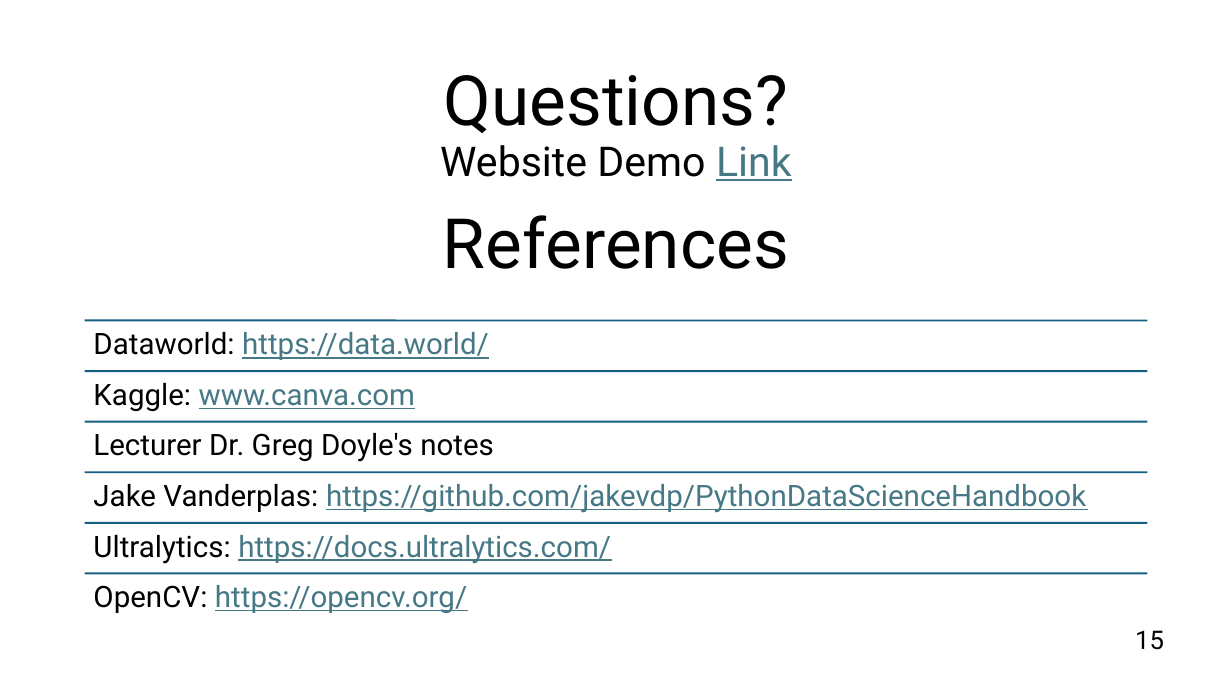
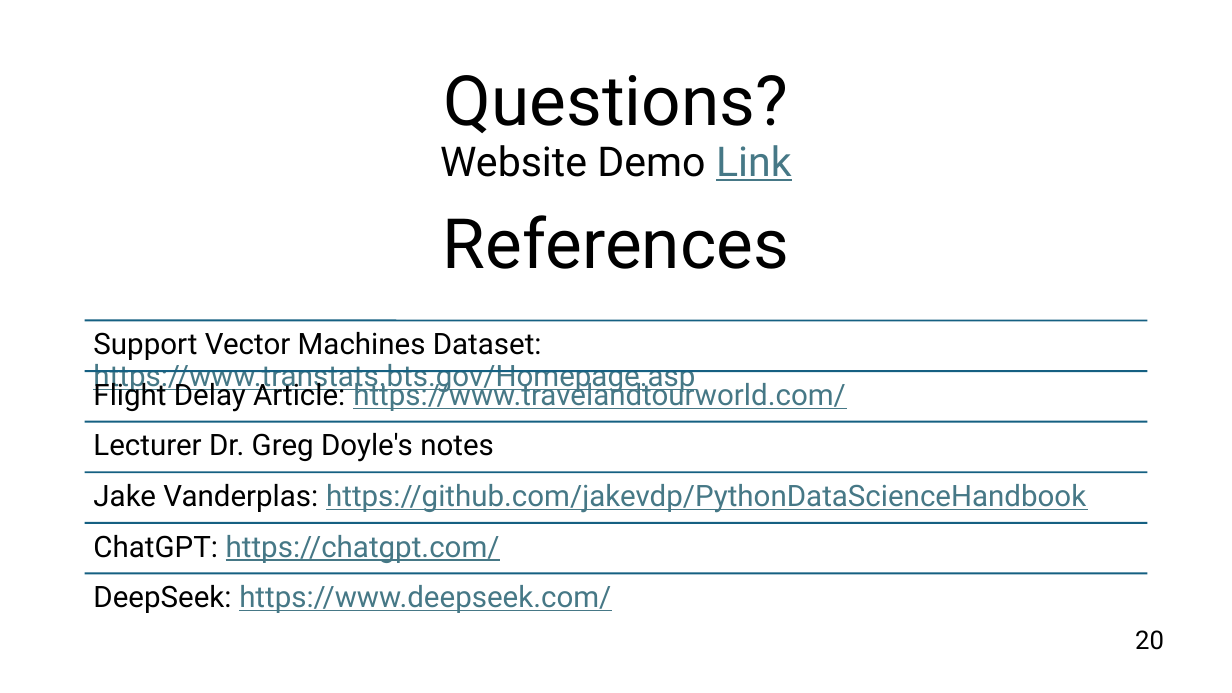
Before and after one commit to C00276177Tomas/DataScienceModule, a slide deck: slide 20 of Presentation2/DataSciencePresentation2.pptx (slide 15 before the commit). Drawn at 1232x693 pixels with LibreOffice and Linux fonts; fonts in the diff are those of the drawing. Boxes give left, top, right and bottom in pixels: in the first picture for what was removed or moved away, otherwise in the second. Text is boxed around its words. In the diff, an @@ line names an element or a change of style, - is before the commit and + after.

```diff
--- a/Presentation2/DataSciencePresentation2.pptx
+++ b/Presentation2/DataSciencePresentation2.pptx
@@ text at [93, 332, 695, 394]: text changed @@
-Dataworld: https://data.world/
+Support Vector Machines Dataset: https://www.transtats.bts.gov/Homepage.asp
@@ text at [93, 378, 846, 412]: text changed @@
-Kaggle: www.canva.com
+Flight Delay Article: https://www.travelandtourworld.com/
@@ text at [93, 535, 500, 563]: text changed @@
-Ultralytics: https://docs.ultralytics.com/
+ChatGPT: https://chatgpt.com/
@@ text at [93, 585, 611, 613]: text changed @@
-OpenCV: https://opencv.org/
+DeepSeek: https://www.deepseek.com/
@@ page number at [1135, 630, 1164, 650]: text changed @@
-15
+20
```
Also in this commit, not shown: 2 other slides changed, 16 slides added, 11 slides removed, 3 other files.
